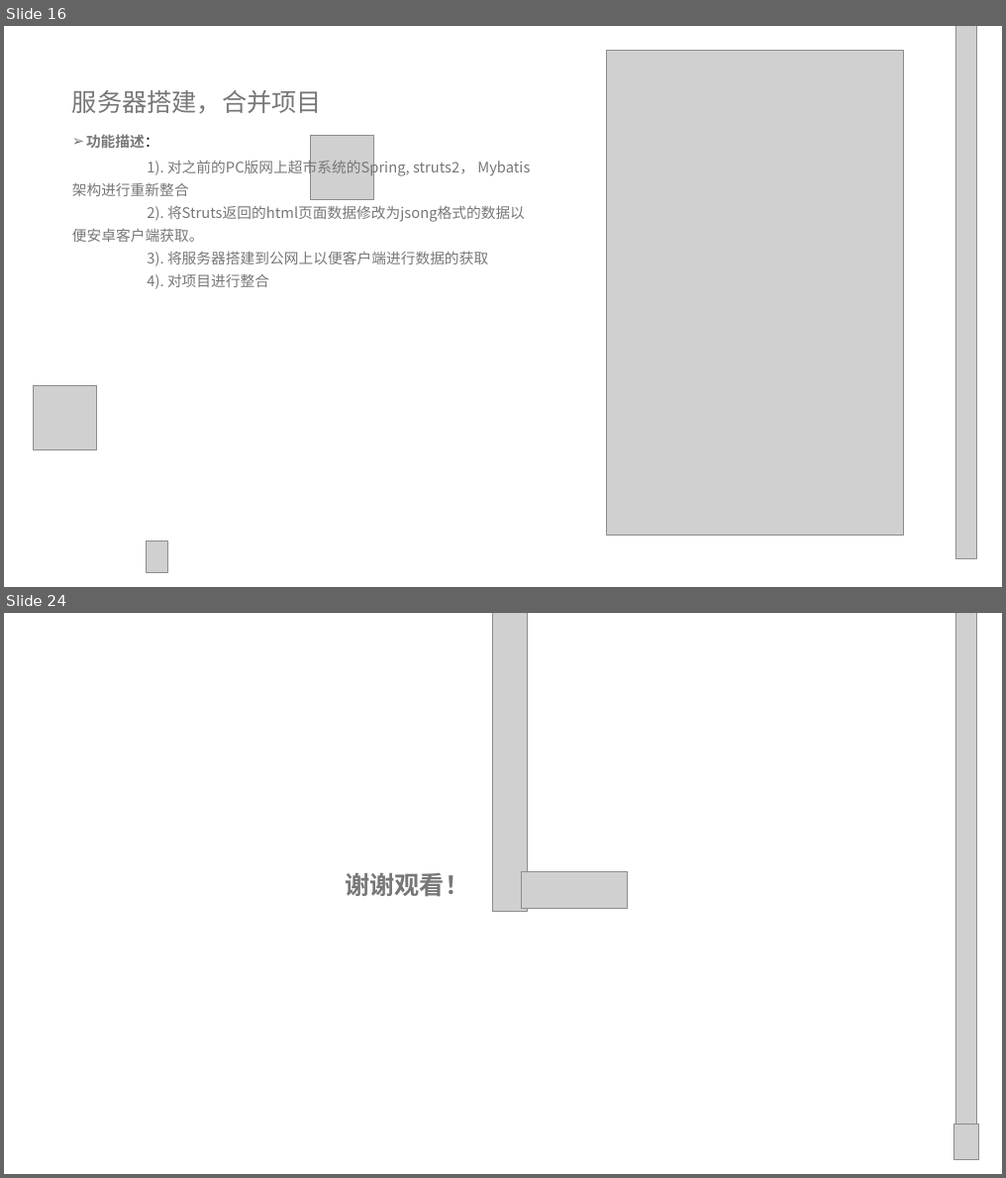
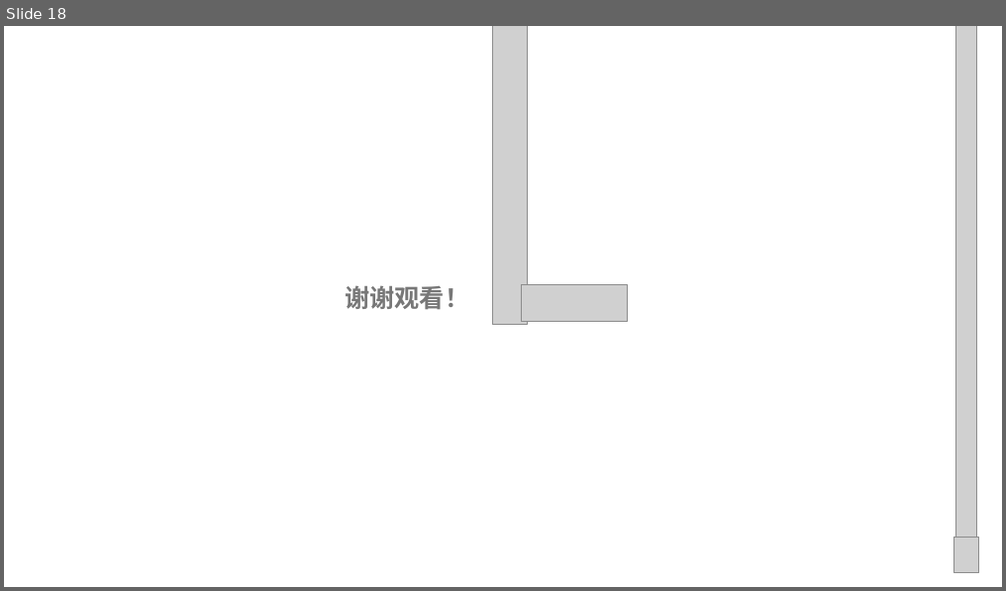
Before and after one commit to Interesting14/Library-management-system, a slide deck: 交付文档(上交到东软)/10.图书信息系统汇报答辩.pptx. Shown one above the other, each under a label of ours: slides 16 and 24 before the commit, slide 18 after it; the slides between them are not shown. The pictures are 1006x1178 and 1006x591 pixels, drawn with LibreOffice and Linux fonts; fonts in the diff are those of the drawing; grey boxes stand for pictures; background and template pictures are left out. Boxes give left, top, right and bottom in pixels: in the first picture for what was removed or moved away, otherwise in the second. Text is boxed around its words. In the diff, an @@ line names an element or a change of style, - is before the commit and + after.

```diff
--- a/交付文档(上交到东软)/10.图书信息系统汇报答辩.pptx
+++ b/交付文档(上交到东软)/10.图书信息系统汇报答辩.pptx
@@ slide 16 removed at bbox=[4, 26, 1002, 587], background picture (left out) @@
@@ picture removed at bbox=[607, 50, 903, 535] @@
@@ picture removed at bbox=[955, 26, 976, 560] @@
@@ text removed at bbox=[72, 90, 525, 289] @@
-服务器搭建，合并项目
-➢ 功能描述：
-1). 对之前的PC版网上超市系统的Spring, struts2， Mybatis架构进行重新整合
-2). 将Struts返回的html页面数据修改为jsong格式的数据以便安卓客户端获取。
-3). 将服务器搭建到公网上以便客户端进行数据的获取
-4). 对项目进行整合
@@ picture removed at bbox=[311, 135, 374, 199] @@
@@ picture removed at bbox=[33, 386, 97, 451] @@
@@ picture removed at bbox=[146, 542, 168, 573] @@
@@ what was slide 24 is now slide 18 @@
```
Also in this commit, not shown: 5 slides changed, 12 slides added, 17 other slides removed.
